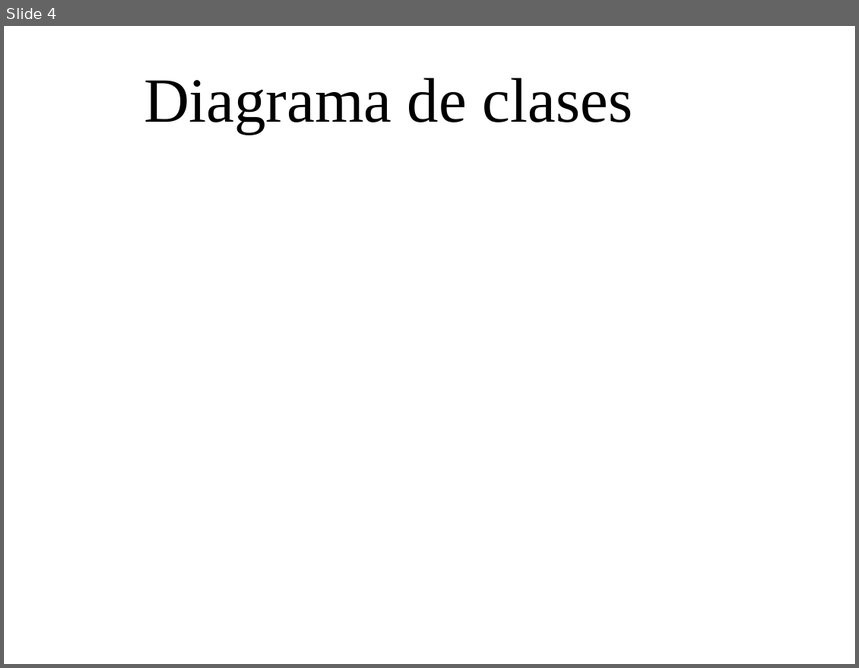
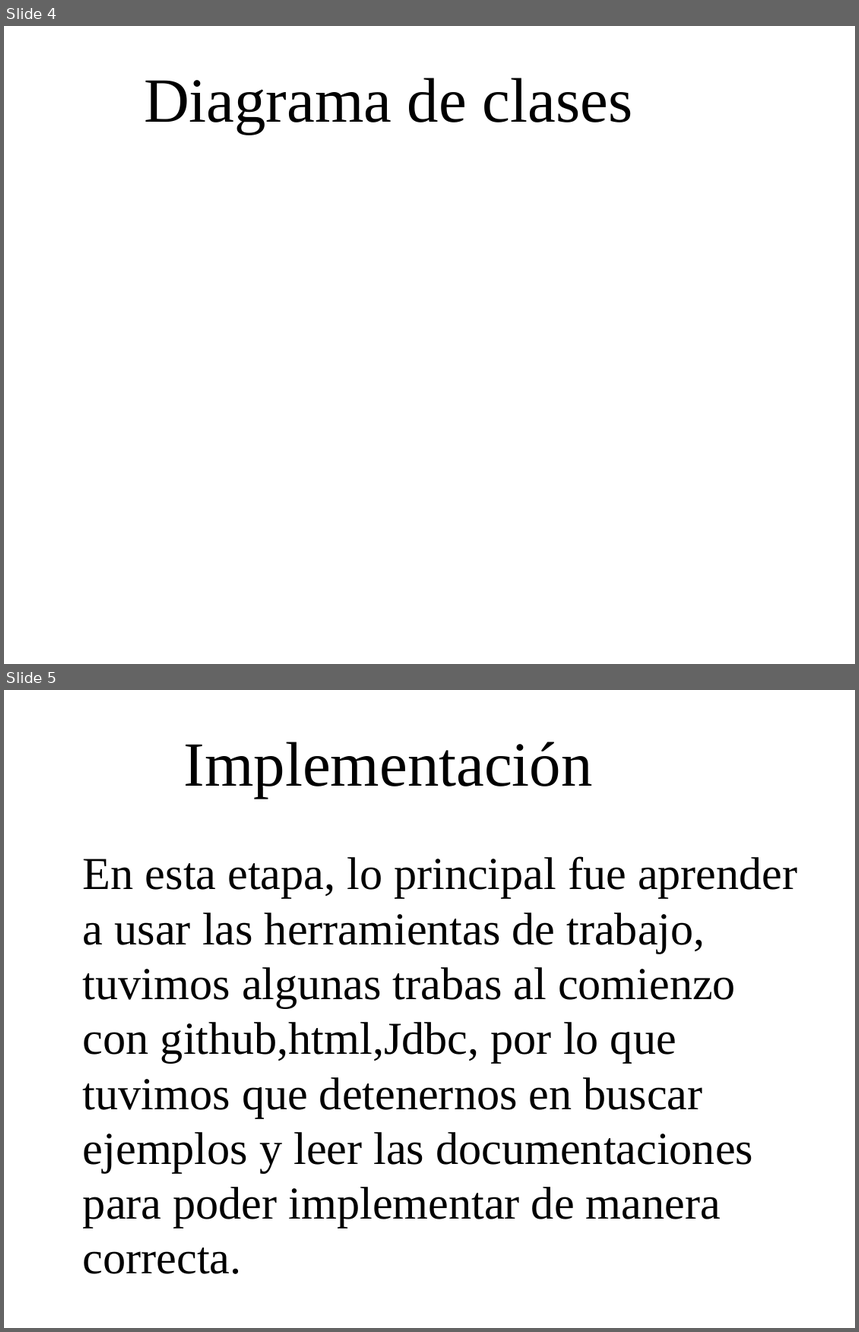
Before and after one commit to camicalca/connect4, a slide deck: doc/presentacionproyecto.odp. Shown one above the other, each under a label of ours: slide 4 before the commit, slides 4 and 5 after it. The pictures are 859x668 and 859x1332 pixels, drawn with LibreOffice and Linux fonts; fonts in the diff are those of the drawing; background and template pictures are left out. Boxes give left, top, right and bottom in pixels: in the first picture for what was removed or moved away, otherwise in the second. Text is boxed around its words. In the diff, an @@ line names an element or a change of style, - is before the commit and + after.

```diff
--- a/doc/presentacionproyecto.odp
+++ b/doc/presentacionproyecto.odp
@@ slide 5 added at (4,690,855,1328), background picture (left out) @@
@@ title added at (184,742,593,798), 58.7 pt, text #000000 @@
+Implementación
@@ text added at (83,856,798,1228), 42.7 pt, text #000000 @@
+En esta etapa, lo principal fue aprender a usar las herramientas de trabajo, tuvimos algunas trabas al comienzo con github,html,Jdbc, por lo que tuvimos que detenernos en buscar ejemplos y leer las documentaciones para poder implementar de manera correcta.
```
Also in this commit, not shown: 1 other slide added.
